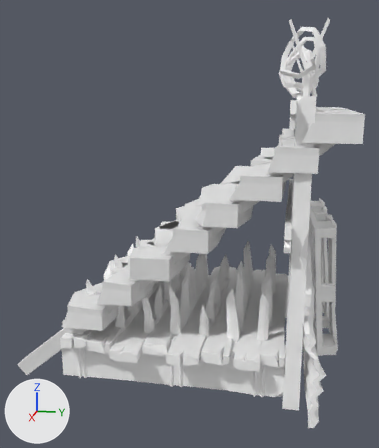
What one commit did to the Blender file assets/build.blend.
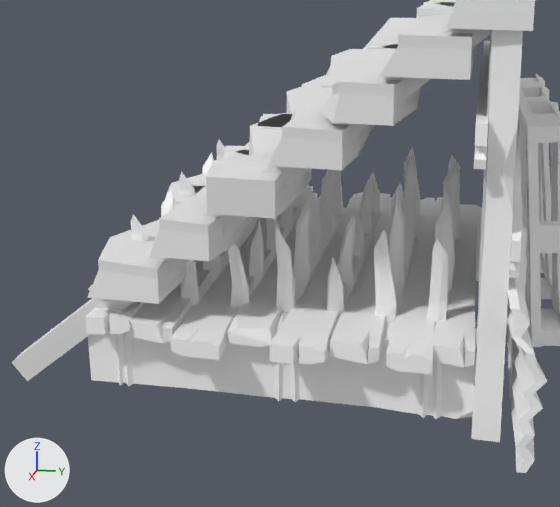
Each version is shown whole from a 50 mm lens placed at (5.29, 1.03, 2.65), pointed at (0.06, -0.02, 1.34), then close up on the part from 3% to 88% of the width and 35% to 100% of the height. The axes (+X, +Y, +Z) are drawn at lower left. The lights are the same throughout.

Objects in the first close-up: 'SM_Bld_Snow_Platform_Stairs_01.001', 'SM_Env_Wood_Platform_01', 'SM_Prop_MetalSpikes_01', 'SM_Prop_Wall_Junk_06'.
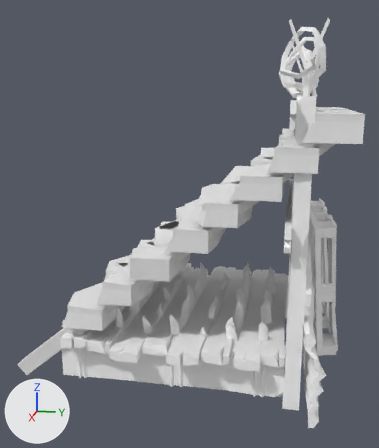
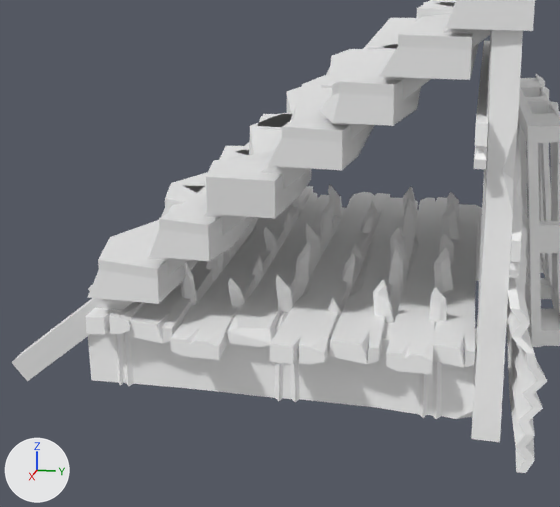
Location of each change, [x1, y1, x2, y2] in pixels of the close-ups (560 x 507 px):
'SM_Prop_MetalSpikes_01', rescaled: before [131, 140, 460, 327]; after [181, 184, 459, 327]

The edits, one by one:
Object 'SM_Prop_MetalSpikes_01' (ob_sm_prop_metalspikes_01) is rescaled from (0.007, 0.007, 0.007) to (0.007, 0.005, 0.007).
